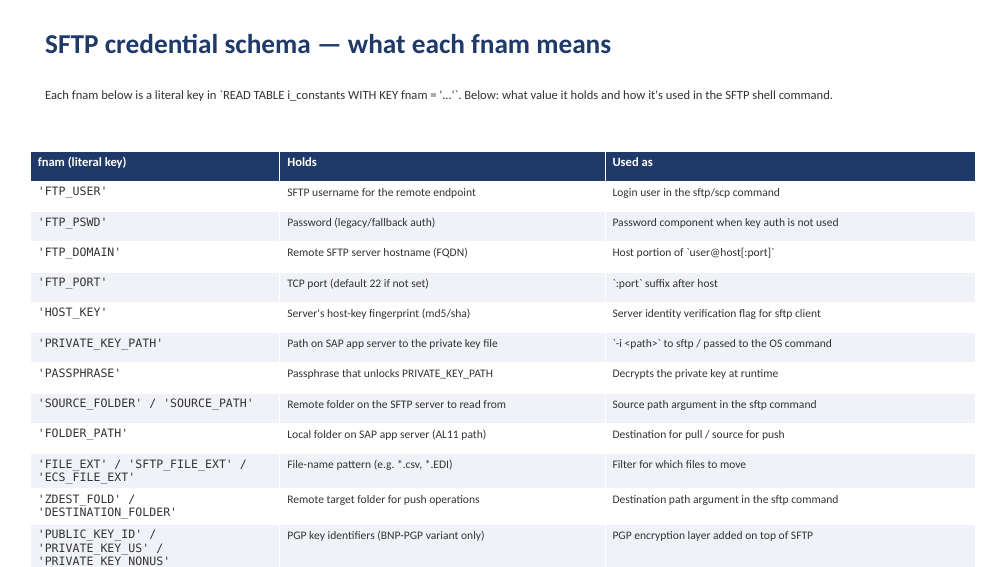
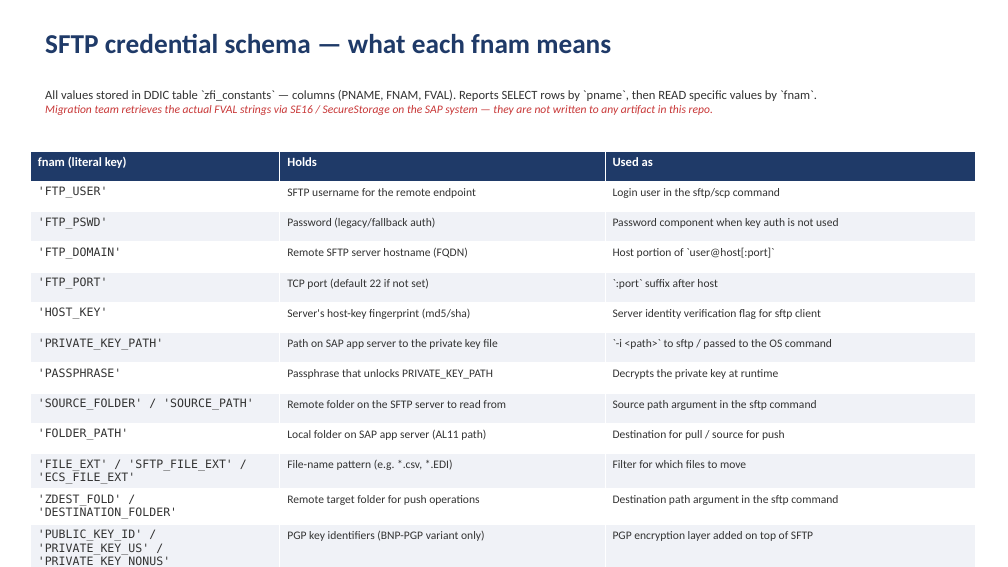
Before and after one commit to fr0ster/cloud-llm-hub, a slide deck: slide 6 of docs/tutorials/codebase-analysis/examples/report.pptx. Drawn at 1008x567 pixels with LibreOffice and Linux fonts; fonts in the diff are those of the drawing. Boxes give left, top, right and bottom in pixels: in the first picture for what was removed or moved away, otherwise in the second. Text is boxed around its words. In the diff, an @@ line names an element or a change of style, - is before the commit and + after.

```diff
--- a/docs/tutorials/codebase-analysis/examples/report.pptx
+++ b/docs/tutorials/codebase-analysis/examples/report.pptx
@@ text at (45, 90, 817, 115): text changed @@
-Each fnam below is a literal key in `READ TABLE i_constants WITH KEY fnam = '...'`. Below: what value it holds and how it's used in the SFTP shell command.
+All values stored in DDIC table `zfi_constants` — columns (PNAME, FNAM, FVAL). Reports SELECT rows by `pname`, then READ specific values by `fnam`.
+Migration team retrieves the actual FVAL strings via SE16 / SecureStorage on the SAP system — they are not written to any artifact in this repo.
```
Also in this commit, not shown: 2 other slides changed, 4 other files.
